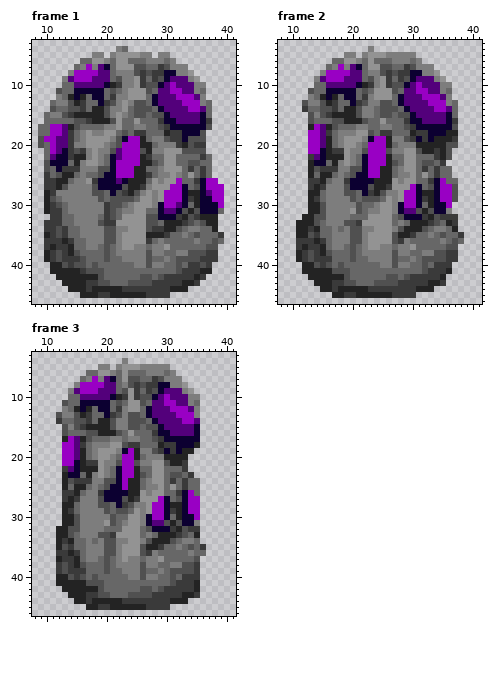
Edited in one commit: pixel-art file (Assets/Resources/Textures/Enemies/cassulo.aseprite). The first picture shows the starting point.
50x50 pixels, 4 frames. Shown: frame 1: x 8..41, y 3..46; frame 2: x 8..41, y 3..46; frame 3: x 8..41, y 3..46.
After the commit:
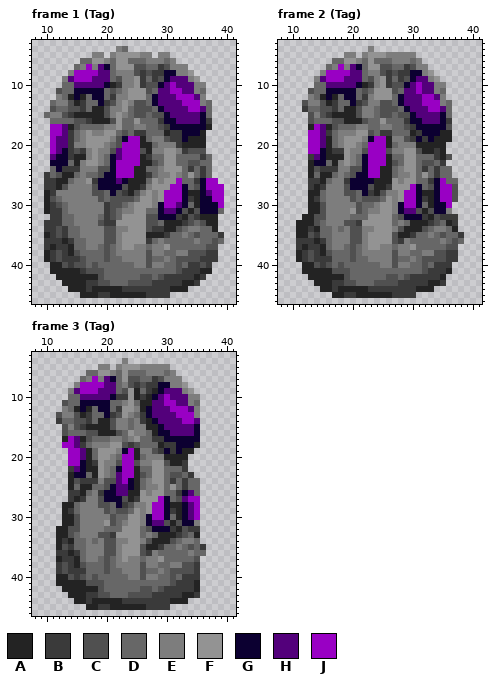
Palette (. is transparent): A #232323  B #3a3a3a  C #505050  D #676767  E #7d7d7d  F #939393  G #0c0031  H #53007b  J #9900c4
Difference:
Changed rows in their new state; - is an unchanged pixel.
Frame 1 (Tag):
first column x 9:
16 -.---------------------------
17 ..--------------------------A
18 ..-------------------------A-
19 ..-----------------------AAA-
20 ..-----------------------AAA-
21 -.---------------------EB----
22 -.---------------------------
23 -.---------------------------
24 -.---------------------------
Frame 2 (Tag):
first column x 32:
 7 -.----
 8 -F.---
 9 -EF.--
10 --E-.-
11 H-ED.-
12 --HE.-
13 J--ED.
14 -J-HD.
15 ---GD.
16 ---GB.
17 ----C.
18 G--A-.
19 -----.
20 ----..
21 ----.-
Frame 3 (Tag):
first column x 13:
 9 ------------A--A------
10 ---------B--ABA-------
11 ---------DE-DAA-------
12 ----------F-EA--------
13 ----------FEDB--------
14 -----------DEBA-------
15 -----------DEEAA------
16 ------------EE-A------
17 ------------F--B------
18 ------------C---------
19 .-JHAD----------------
20 .-JHAD----------------
21 .-JGA-----------------
22 .BHG------------------
23 .A-GDA---H------------
24 .AC--B---H-G----------
25 .AD-AD---HHG----------
26 .-BAD----HH----------H
27 .BAB----------------H-
28 ---------------------H
29 ---------------------H
30 ---------------------H
